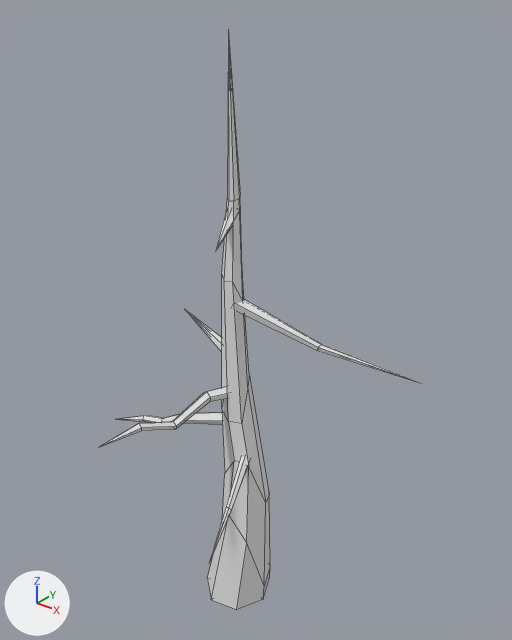
A saved change to the FBX model BogeyMan/Assets/Art/Environnement/Vegetation MEshes/SM_Tree_01.fbx.
The view is the same before and after, from a 50 mm camera at (1.53, -1.76, 2.41) aimed at (0.1, 0.03, 1.31). Every picture has the same lights, and +X, +Y and +Z are marked at lower left. Mesh edges are drawn as thin lines. Where no turn or scale is listed for an object, it has been applied to the vertices.

Names of what the first picture shows: 'SM_ArbreLow2'.
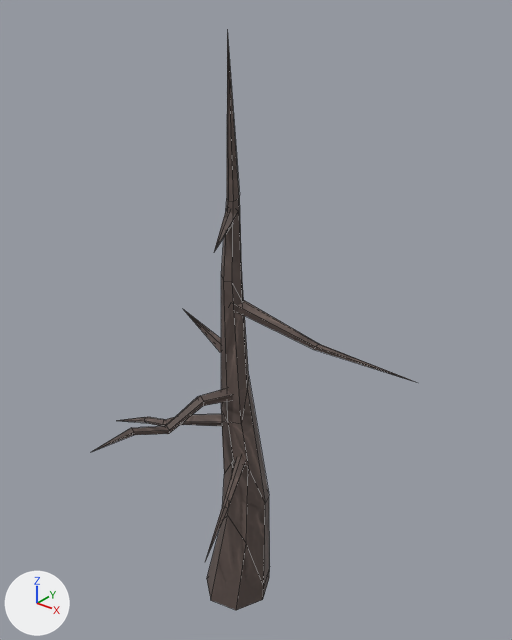
Where the change shows, as pixel boxes (x1, y1, x2, y2) in the pictures (512 x 640 px):
'SM_ArbreLow2', reshaped, moved: before (100, 36, 417, 609); after (93, 32, 415, 610)
part 1 of me_mesh, rebuilt (9% wider): before (100, 387, 228, 447); after (93, 389, 233, 451)
part 2 of me_mesh, rebuilt (7% shorter): before (117, 412, 222, 425); after (118, 414, 222, 426)
part 3 of me_mesh, rebuilt: before (236, 299, 417, 382); after (237, 300, 415, 382)
part 4 of me_mesh, rebuilt: before (209, 456, 250, 562); after (205, 456, 245, 561)
part 5 of me_mesh, cut back: before (187, 312, 222, 352); after (183, 309, 221, 353)
part 6 of me_mesh, cut back: before (216, 214, 236, 250); after (214, 212, 237, 251)
part 7 of me_mesh, recoloured: before (186, 36, 270, 609); after (187, 32, 270, 610)

The change, as a diff of the scene's bpy script:
```diff
--- a/BogeyMan/Assets/Art/Environnement/Vegetation MEshes/SM_Tree_01.fbx.py
+++ b/BogeyMan/Assets/Art/Environnement/Vegetation MEshes/SM_Tree_01.fbx.py
@@ img_defaultmaterial_base_color_png @@
+img_defaultmaterial_base_color_png = load_image('DefaultMaterial_Base_color.png', '../Textures/PropsTex/Trimsheet/DefaultMaterial_Base_color.png', 2048, 2048, 'sRGB')
@@ mat_material__25 @@
+mat_material__25 = principled_material('Material #25')
+mat_material__25.texture = img_defaultmaterial_base_color_png
@@ me_mesh @@
 # used by ob_sm_arbrelow2; location = (0.0, 0.004, 0.0)
-me_mesh.from_pydata(...)  # 126 vertices, 149 faces; spans x -0.66..0.66, y -0.52..0.24, z 0.0..2.27
+me_mesh.from_pydata(...)  # 119 vertices, 112 faces; spans x -0.65..0.65, y -0.55..0.24, z 0.0..2.27
+# me_mesh part 1: the loose piece of 22 vertices spanning x -0.16..0.05, y -0.52..0.02, z 0.91..1.02 is rebuilt with 21 vertices and now spans x -0.16..0.05, y -0.55..-0.01, z 0.91..1.02, in mat_material__25 (picture img_defaultmaterial_base_color_png)
+# me_mesh part 2: the loose piece of 22 vertices spanning x -0.66..0.04, y -0.04..0.03, z 0.6..0.89 is rebuilt with 21 vertices and now spans x -0.65..0.05, y -0.04..0.03, z 0.6..0.89, in mat_material__25 (picture img_defaultmaterial_base_color_png)
+# me_mesh part 3: the loose piece of 12 vertices spanning x 0.02..0.66, y -0.03..0.24, z 1.15..1.39 is rebuilt with 11 vertices and now spans x 0.01..0.65, y -0.03..0.24, z 1.15..1.39, in mat_material__25 (picture img_defaultmaterial_base_color_png)
+# me_mesh part 4: the loose piece of 12 vertices spanning x 0.06..0.31, y -0.49..0.03, z 0.64..0.76 is rebuilt with 11 vertices and now spans x 0.04..0.3, y -0.49..0.03, z 0.64..0.76, in mat_material__25 (picture img_defaultmaterial_base_color_png)
+# me_mesh part 5
+# 3 vertices are removed from x -0.02..-0.01, y -0.02..0.0, z 1.14..1.16
+# 8 faces are deleted
+# 2 vertices are added at (-0.03, 0.0, 1.14), (-0.03, -0.02, 1.15)
+# 3 new faces join them
+# me_mesh part 6
+# 3 vertices are removed from x 0.01..0.04, y 0.01, z 1.68..1.7
+# 9 faces are deleted
+# 2 vertices are added at (0.05, 0.01, 1.7), (0.01, 0.0, 1.68)
+# 4 new faces join them
+# me_mesh part 7: 45 faces spanning x -0.26..0.16, y -0.14..0.14, z 0.0..2.27 switch from no material to mat_material__25 (picture img_defaultmaterial_base_color_png)
@@ ob_sm_arbrelow2 @@
 ob_sm_arbrelow2 = bpy.data.objects.new('SM_ArbreLow2', me_mesh)
-ob_sm_arbrelow2.location = (0.0, 0.004, 0.0)
+ob_sm_arbrelow2.location = (0.0, 0.0, 0.0)
```
